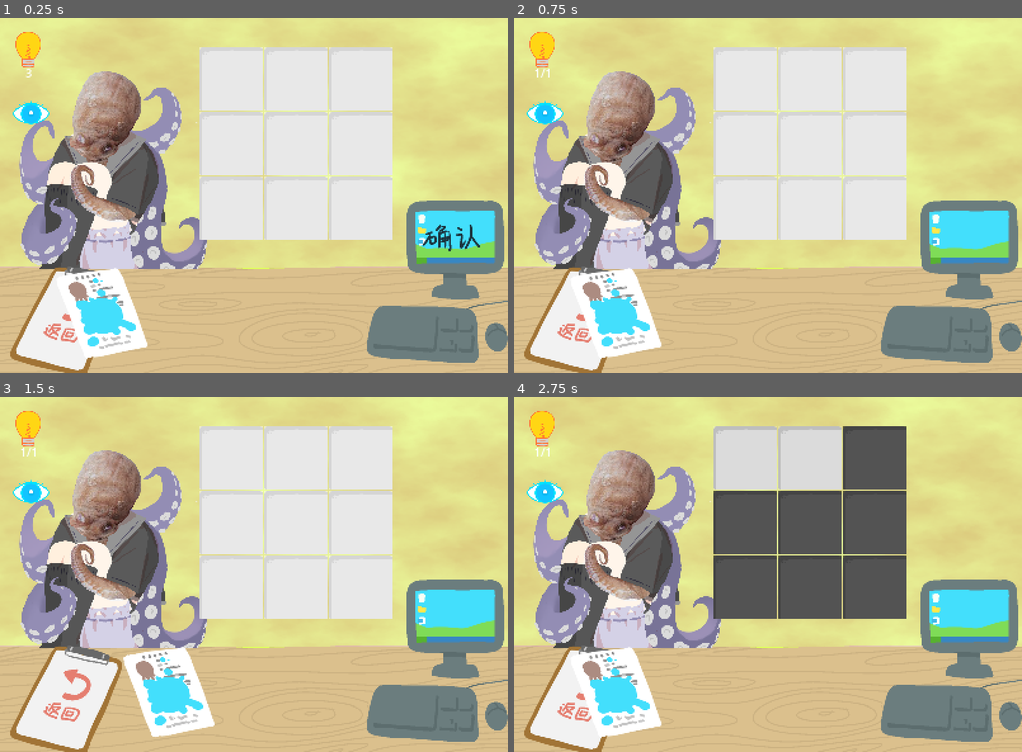
Above: before the commit, frames 1-4 (two rows, left to right).
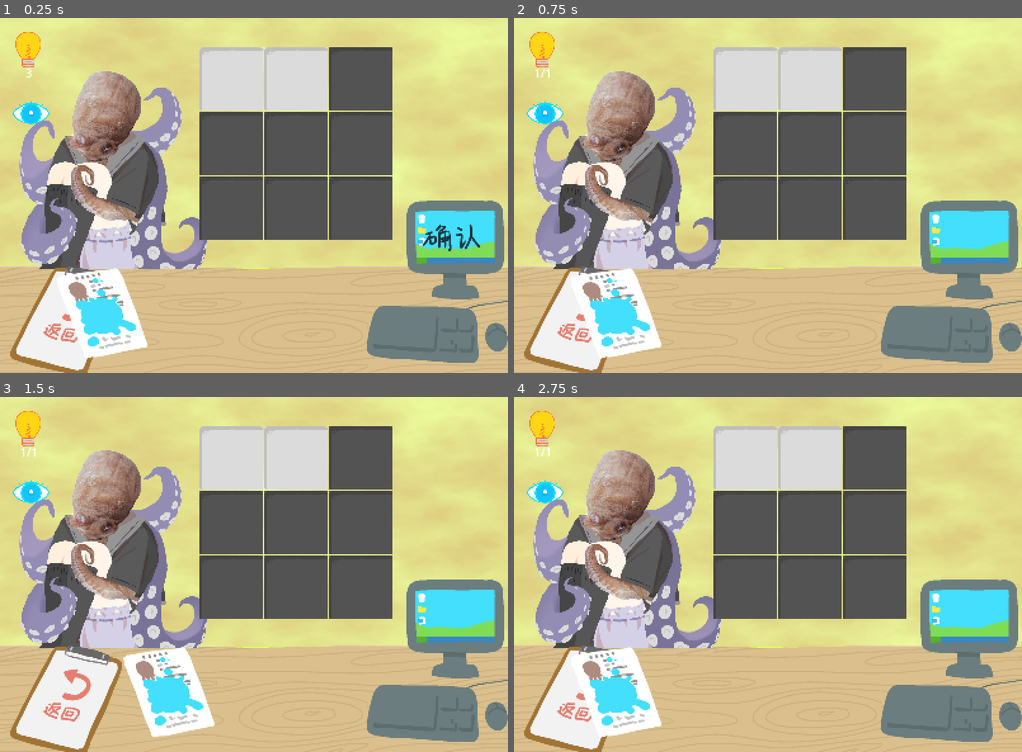
Above: after the commit, the same moments.

Repository: nOstalgia-April/CardGameDemo
Game: Godot game, scene res://tscns/level_select.tscn
The game is run twice, just before and just after one commit, with the same random seed, the same clock (stepped at 60 frames per second) and the same inputs. This scene is started directly instead of the project's main scene. The engine's default icon, where the game draws it, is replaced by a stand-in: a white triangle on a blue panel in a dark square.
Inputs (mouse positions are in pixels of both pictures, inside the frame that each line leads up to):
- Up to frame 1 (0.25 s): no input
- Up to frame 2 (0.75 s): click (966, 238) at 0.5 s
- Up to frame 3 (1.5 s): click (81, 712) at 1.25 s
- Up to frame 4 (2.75 s): tap Enter at 2 s; move the mouse to (879, 556) at 2.02 s; click (879, 556) at 2.17 s

The runs differ from the first frame. In frame 1, 16% of the frame differs, in the area x 39-78%, y 8-63%; in frame 2, 16%; in frame 3, 16%; in frame 4, nothing differs.

Commit message:
实现了迷雾

Diff:
--- a/scripts/level_select.gd
+++ b/scripts/level_select.gd
@@ -1,7 +1,8 @@
 extends Node2D
 
 # 引用 Board 节点
-@onready var board: Control = $Root/Board
+@onready var board: Board = $Root/Board
+@onready var grid: GridContainer = $Root/Board/GridContainer
 
 # 引用 FancyBackButton 和 CoverImage
 @onready var fancy_back_button: TextureButton = $CanvasLayer/BackAnchor/FancyBackButton
@@ -28,6 +29,27 @@
 	# 监听 Cell 点击事件
 	BattleEventBus.cell_pressed.connect(_on_cell_pressed)
 
+	# 获取 GridContainer 下的所有子节点
+	var cells: Array = grid.get_children()
+
+	# 对格子进行排序（按名称顺序）
+	cells.sort_custom(func(a, b): return a.name.naturalnocasecmp_to(b.name) < 0)
+
+	# 遍历这些子节点，为每个 Cell 设置 level_index 元数据
+	var level_index: int = 1
+	for cell in cells:
+		# 添加类型检查，确保是 Cell 类型
+		if cell is Cell:
+			cell.set_meta("level_index", level_index)
+
+			# 根据解锁状态设置 Cell 状态
+			if level_index <= max_unlocked_level:
+				cell.set_state(Cell.CellState.AVAILABLE)
+			else:
+				cell.set_state(Cell.CellState.HIDDEN)
+
+		level_index += 1
+
 # 鼠标进入按钮区域
 func _on_fancy_back_button_mouse_entered() -> void:
 	print("鼠标进入了！")
@@ -48,24 +70,12 @@
 	tween.set_trans(Tween.TRANS_BACK)
 	tween.tween_property(cover_image, "position", cover_origin, 0.3)
 
-	# 获取 Board 下的所有 Cell 节点
-	var cells: Array = board.find_children("", "Cell", true, false)
-
-	# 遍历这些 Cell，为每个 Cell 绑定一个关卡索引（1到9）
-	var level_index: int = 1
-	for cell in cells:
-		cell.set_meta("level_index", level_index)
-
-		# 根据解锁状态设置 Cell 状态
-		if level_index <= max_unlocked_level:
-			cell.set_state(Cell.CellState.AVAILABLE)
-		else:
-			cell.set_state(Cell.CellState.HIDDEN)
-
-		level_index += 1
-
 # 处理 Cell 点击事件
 func _on_cell_pressed(cell: Cell, context: Dictionary) -> void:
+	# 检查是否是隐藏状态，如果是则直接返回
+	if cell.state == Cell.CellState.HIDDEN:
+		return
+
 	# 获取关卡索引
 	var level_index: int = cell.get_meta("level_index", 0)
 
